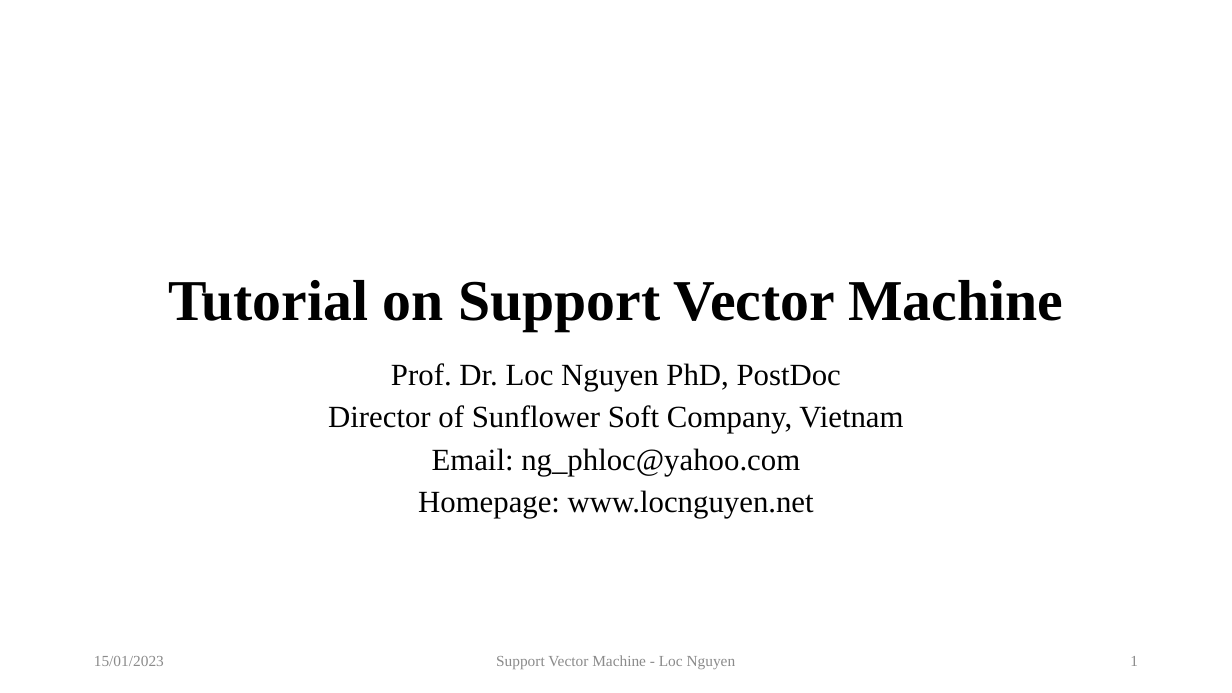
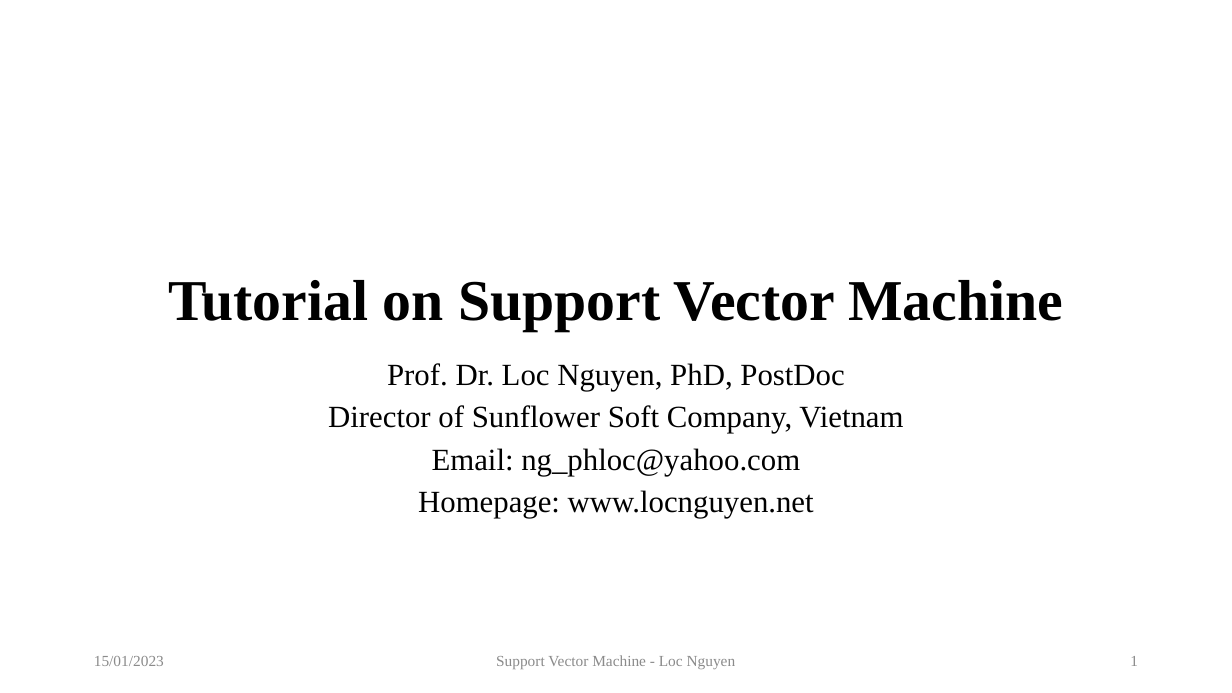
Before and after one commit to sciencepg/global-optimization, a slide deck: slide 1 of 09.TutorialOnSVM/artifact/TutorialOnSVM.pptx. Drawn at 1232x693 pixels with LibreOffice and Linux fonts; fonts in the diff are those of the drawing. Boxes give left, top, right and bottom in pixels: in the first picture for what was removed or moved away, otherwise in the second. Text is boxed around its words. In the diff, an @@ line names an element or a change of style, - is before the commit and + after.

```diff
--- a/09.TutorialOnSVM/artifact/TutorialOnSVM.pptx
+++ b/09.TutorialOnSVM/artifact/TutorialOnSVM.pptx
@@ subtitle at (387,363,844,391): text changed @@
-Prof. Dr. Loc Nguyen PhD, PostDoc
+Prof. Dr. Loc Nguyen, PhD, PostDoc
```
Also in this commit, not shown: 3 other slides changed, 1 slide added, 1 other file.
